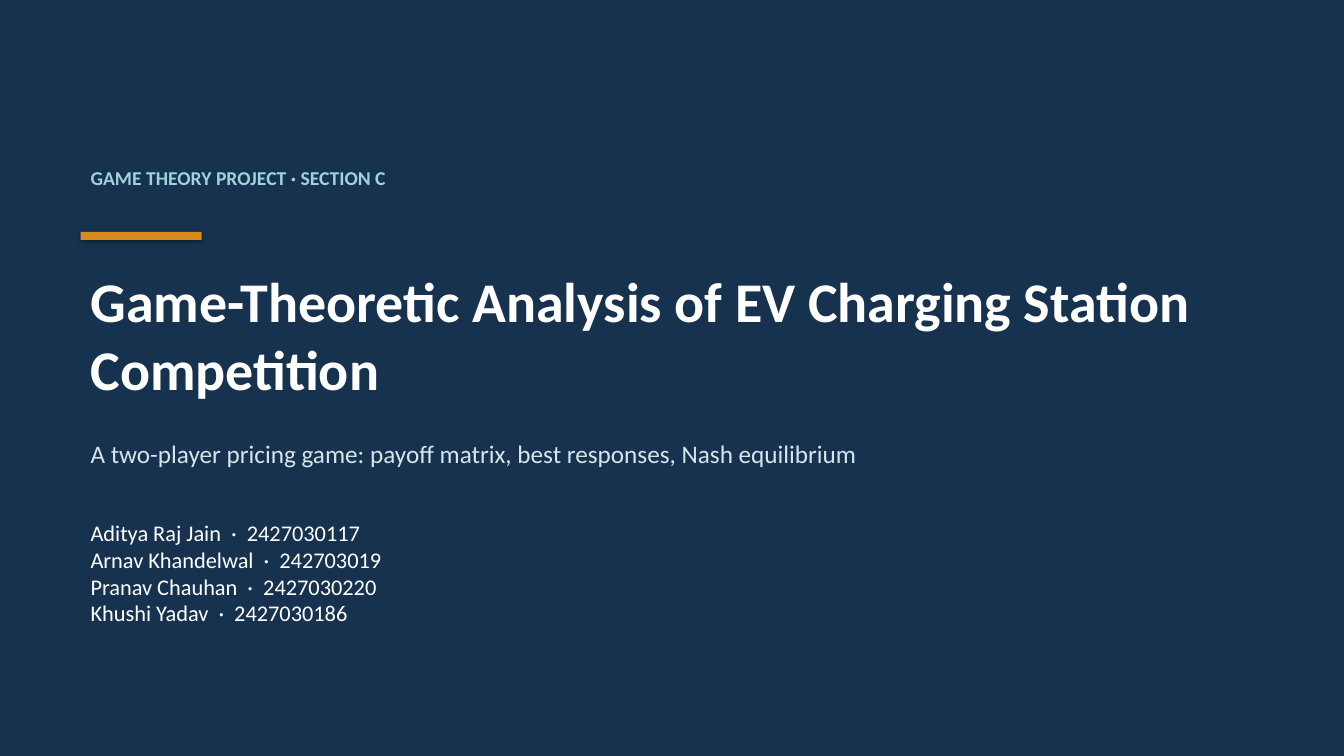
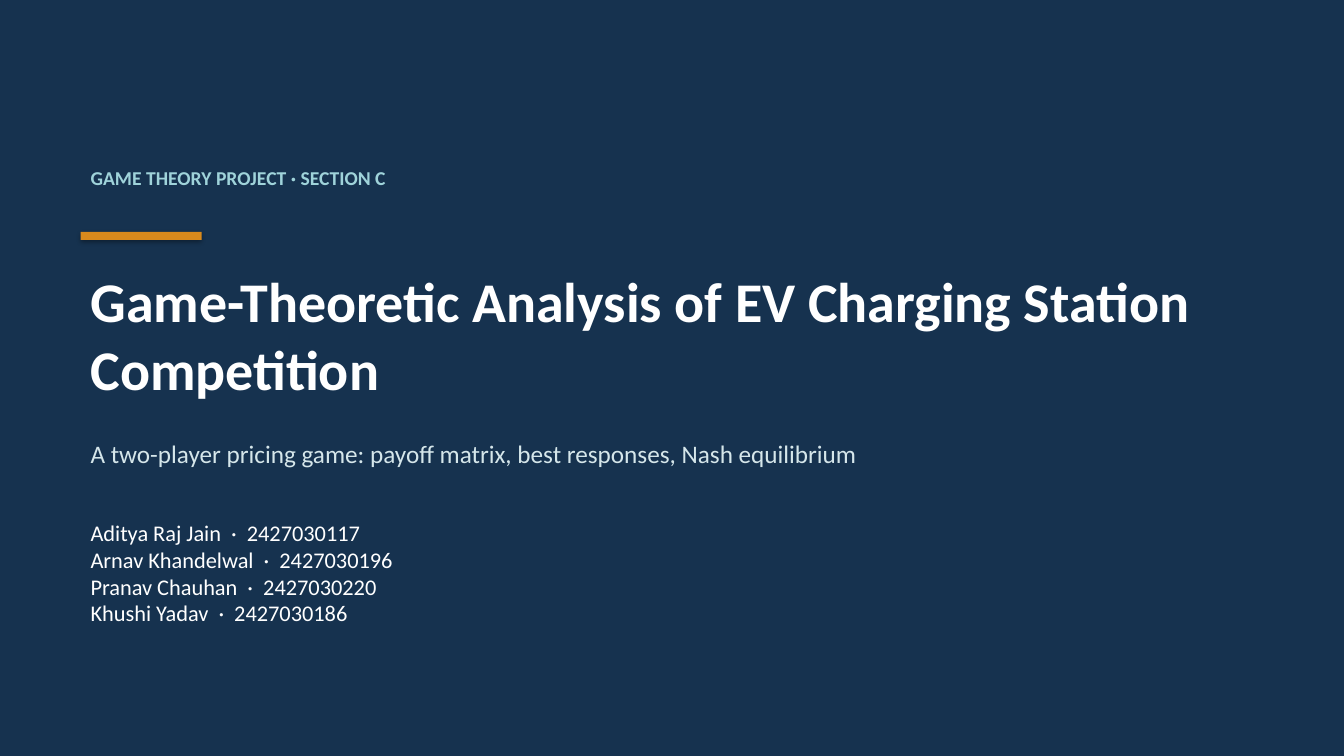
Before and after one commit to adityarjain/ev-charging-game-theory, a slide deck: slide 1 of presentation.pptx. Drawn at 1344x756 pixels with LibreOffice and Linux fonts; fonts in the diff are those of the drawing. Boxes give left, top, right and bottom in pixels: in the first picture for what was removed or moved away, otherwise in the second. Text is boxed around its words. In the diff, an @@ line names an element or a change of style, - is before the commit and + after.

Commit message:
Correct Arnav Khandelwal's student ID to 2427030196

```diff
--- a/presentation.pptx
+++ b/presentation.pptx
@@ text at [91, 552, 392, 568]: text changed @@
-Arnav Khandelwal · 242703019
+Arnav Khandelwal · 2427030196
```
Also in this commit, not shown: 8 other files.
